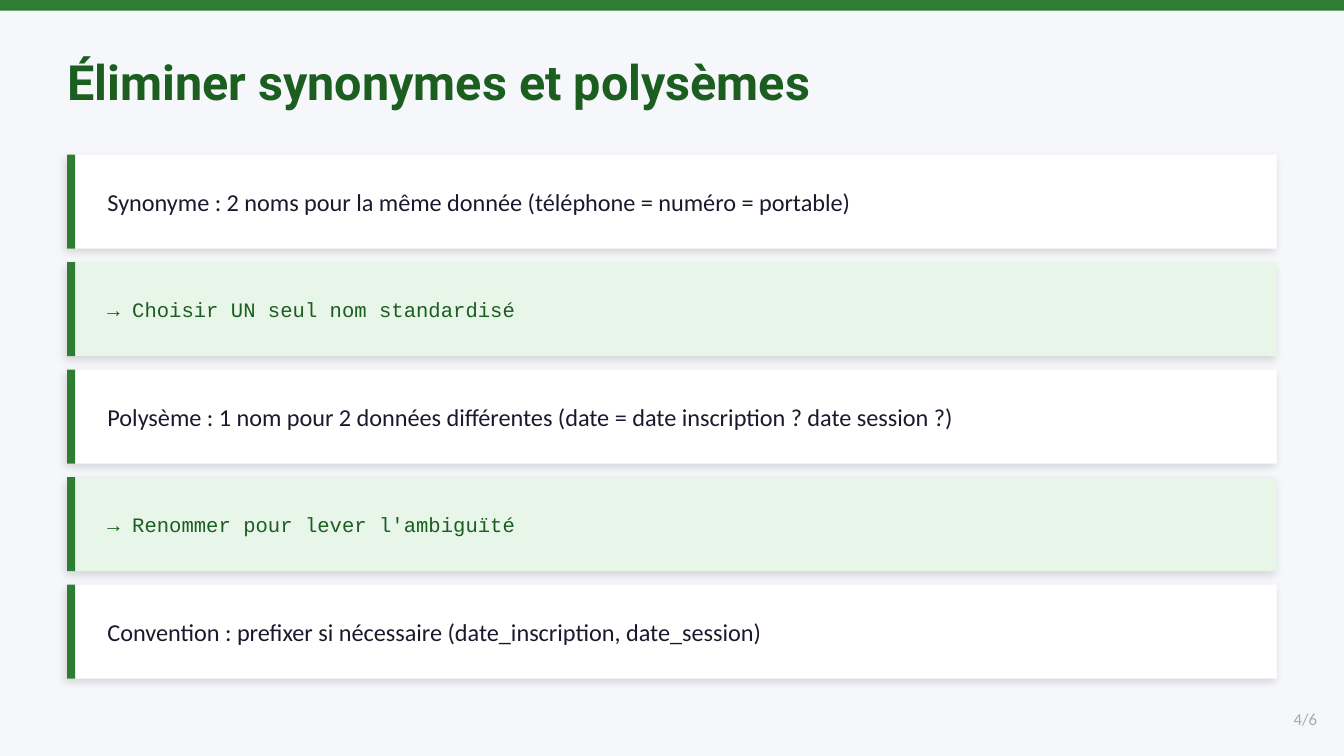
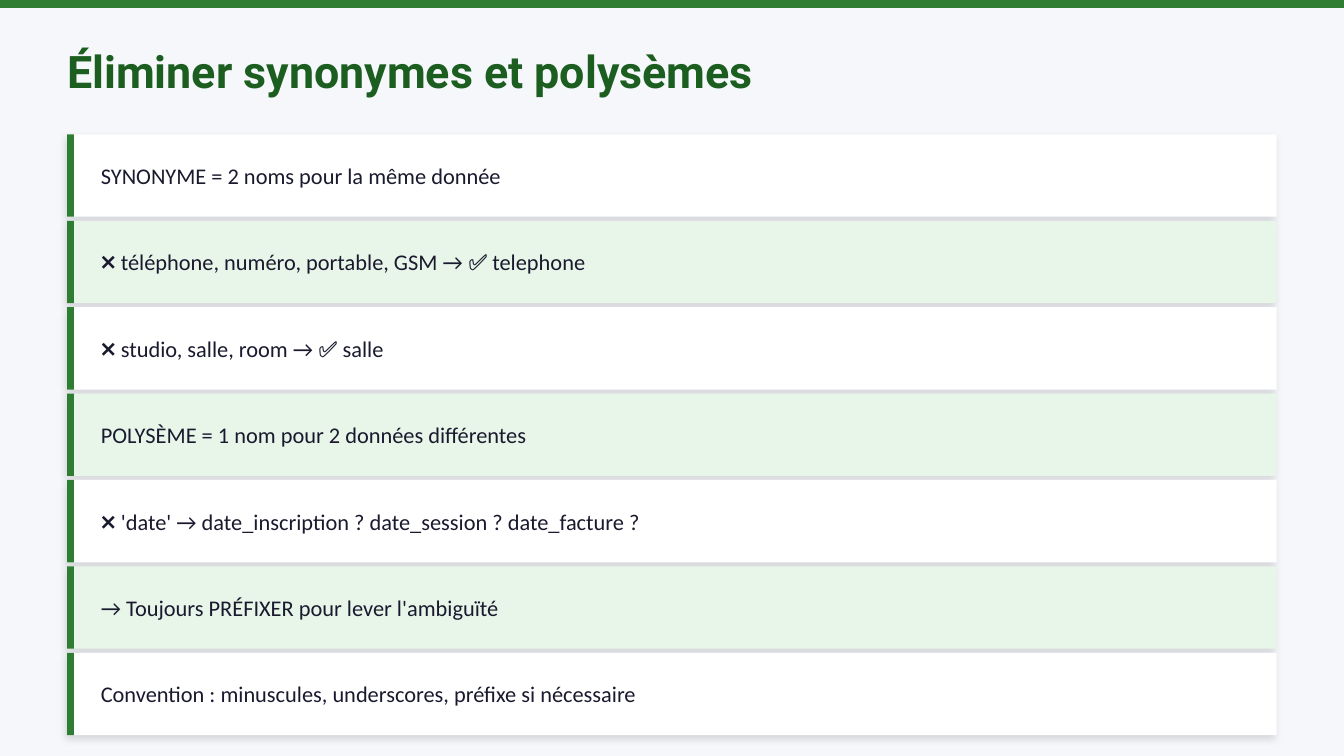
Before and after one commit to mbiTati/unit4_gamifie, a slide deck: slide 4 of pptx/Module03_Dictionnaire_des_données.pptx. Drawn at 1344x756 pixels with LibreOffice and Linux fonts; fonts in the diff are those of the drawing. Boxes give left, top, right and bottom in pixels: in the first picture for what was removed or moved away, otherwise in the second. Text is boxed around its words. In the diff, an @@ line names an element or a change of style, - is before the commit and + after.

```diff
--- a/pptx/Module03_Dictionnaire_des_données.pptx
+++ b/pptx/Module03_Dictionnaire_des_données.pptx
@@ text "Éliminer synonymes et polysèmes": place and size @@
-text "Éliminer synonymes et polysèmes" at box(67, 56, 810, 111)
+text "Éliminer synonymes et polysèmes" at box(67, 47, 753, 98)
@@ text "Éliminer synonymes et polysèmes" at box(67, 47, 753, 98): size 26 to 24 pt @@
@@ rectangle: place and size @@
-rectangle at box(67, 155, 1277, 249)
+rectangle at box(67, 134, 1277, 216)
@@ rectangle: place and size @@
-rectangle at box(67, 155, 75, 249)
+rectangle at box(67, 134, 74, 216)
@@ text at box(101, 168, 500, 188): text changed; size 13 to 12 pt @@
-Synonyme : 2 noms pour la même donnée (téléphone = numéro = portable)
+SYNONYME = 2 noms pour la même donnée
@@ rectangle: place and size @@
-rectangle at box(67, 262, 1277, 356)
+rectangle at box(67, 220, 1277, 302)
@@ rectangle: place and size @@
-rectangle at box(67, 262, 75, 356)
+rectangle at box(67, 220, 74, 302)
@@ text at box(121, 254, 585, 274): text changed; size 11 to 12 pt; font Courier New to Calibri; text colour #1B5E20 to #1A1A2E @@
-→ Choisir UN seul nom standardisé
+❌ téléphone, numéro, portable, GSM → ✅ telephone
@@ rectangle: place and size @@
-rectangle at box(67, 370, 1277, 464)
+rectangle at box(67, 308, 1277, 390)
@@ rectangle: place and size @@
-rectangle at box(67, 370, 75, 464)
+rectangle at box(67, 308, 74, 390)
@@ text added at box(121, 341, 384, 360), 12 pt, text #1A1A2E @@
+❌ studio, salle, room → ✅ salle
@@ rectangle: place and size @@
-rectangle at box(67, 477, 1277, 571)
+rectangle at box(67, 394, 1277, 476)
@@ rectangle: place and size @@
-rectangle at box(67, 477, 75, 571)
+rectangle at box(67, 394, 74, 476)
@@ text at box(101, 424, 526, 447): text changed; size 13 to 12 pt @@
-Polysème : 1 nom pour 2 données différentes (date = date inscription ? date session ?)
+POLYSÈME = 1 nom pour 2 données différentes
@@ rectangle: place and size @@
-rectangle at box(67, 585, 1277, 679)
+rectangle at box(67, 480, 1277, 562)
@@ rectangle: place and size @@
-rectangle at box(67, 585, 75, 679)
+rectangle at box(67, 480, 74, 562)
@@ text at box(121, 514, 624, 534): text changed; size 13 to 12 pt @@
-Convention : prefixer si nécessaire (date_inscription, date_session)
+❌ 'date' → date_inscription ? date_session ? date_facture ?
@@ rectangle added at box(67, 566, 1277, 648), fill #E8F5E9 @@
@@ rectangle added at box(67, 566, 74, 648), fill #2E7D32 @@
@@ text at box(126, 597, 498, 620): text changed; size 11 to 12 pt; font Courier New to Calibri; text colour #1B5E20 to #1A1A2E @@
-→ Renommer pour lever l'ambiguïté
+→ Toujours PRÉFIXER pour lever l'ambiguïté
@@ rectangle added at box(67, 653, 1277, 735), fill #FFFFFF @@
@@ rectangle added at box(67, 653, 74, 735), fill #2E7D32 @@
@@ text added at box(101, 686, 635, 706), 12 pt, text #1A1A2E @@
+Convention : minuscules, underscores, préfixe si nécessaire
@@ text removed at box(1294, 714, 1317, 726) @@
-4/6
```
Also in this commit, not shown: 3 other slides changed, 5 slides added, 3 slides removed, 18 other files.
